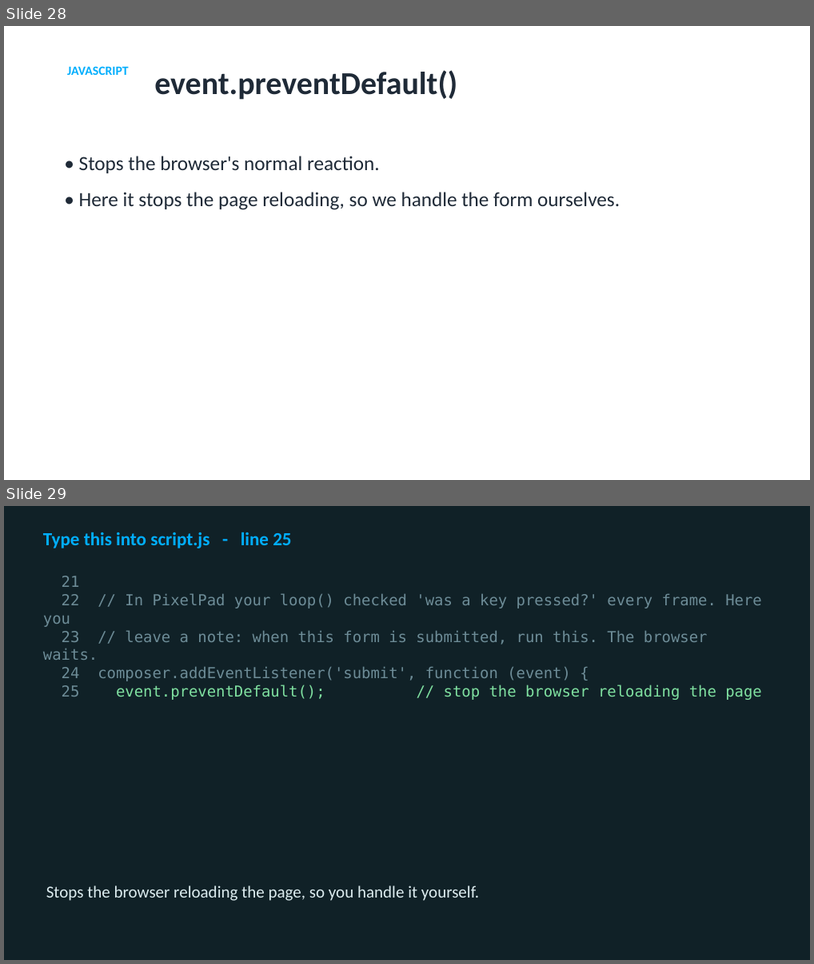
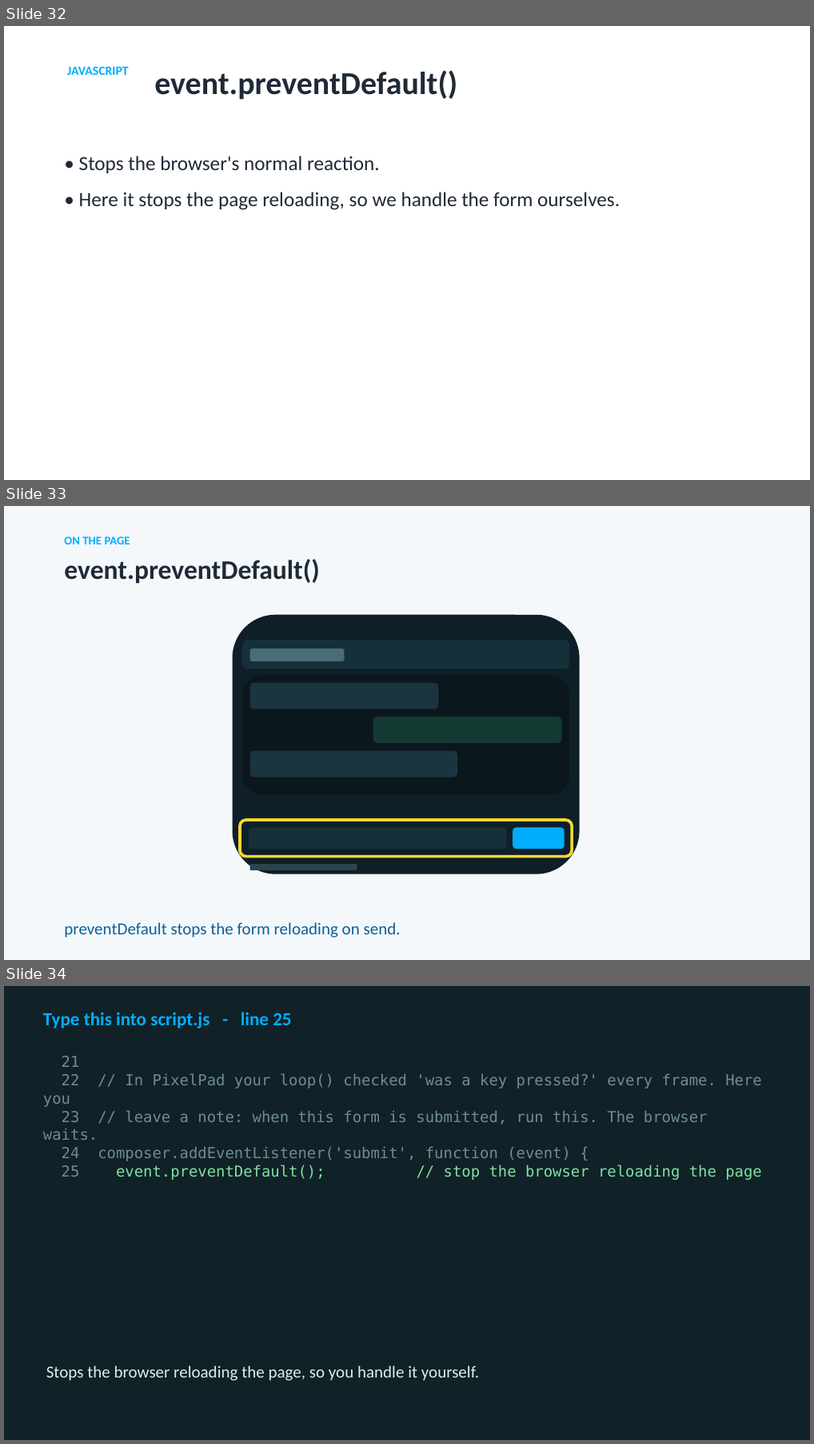
Before and after one commit to utgapps/utgapps.github.io, a slide deck: ai101/slides/week-02.pptx. Shown one above the other, each under a label of ours: slides 28 and 29 before the commit, slides 32, 33 and 34 after it. The pictures are 814x964 and 814x1444 pixels, drawn with LibreOffice and Linux fonts; fonts in the diff are those of the drawing. Boxes give left, top, right and bottom in pixels: in the first picture for what was removed or moved away, otherwise in the second. Text is boxed around its words. In the diff, an @@ line names an element or a change of style, - is before the commit and + after.

```diff
--- a/ai101/slides/week-02.pptx
+++ b/ai101/slides/week-02.pptx
@@ slide 33 added at bbox=[4, 506, 810, 960], background #F4F8FB @@
@@ text added at bbox=[64, 536, 130, 544], 14 pt, text #01AEFD, bold @@
+ON THE PAGE
@@ text added at bbox=[64, 559, 319, 584], 32 pt, text #1F2A37, bold @@
+event.preventDefault()
@@ rounded rectangle added at bbox=[233, 615, 580, 874], fill #0F1F27 @@
@@ rounded rectangle added at bbox=[242, 640, 570, 668], fill #16303A @@
@@ rounded rectangle added at bbox=[250, 648, 345, 661], fill #4A6B78 @@
@@ rounded rectangle added at bbox=[242, 675, 570, 795], fill #0B171D @@
@@ rounded rectangle added at bbox=[250, 683, 439, 709], fill #1B3540 @@
@@ rounded rectangle added at bbox=[374, 716, 562, 743], fill #123A32 @@
@@ rounded rectangle added at bbox=[250, 751, 458, 777], fill #1B3540 @@
@@ rounded rectangle added at bbox=[240, 820, 572, 856], outline #FFD633 3.5 pt @@
@@ rounded rectangle added at bbox=[249, 828, 506, 848], fill #16303A @@
@@ rounded rectangle added at bbox=[514, 828, 565, 848], fill #01AEFD @@
@@ rounded rectangle added at bbox=[250, 864, 358, 869], fill #2A4550 @@
@@ text added at bbox=[64, 922, 401, 937], 20 pt, text #0A6299 @@
+preventDefault stops the form reloading on send.
@@ what was slide 28 is now slide 32 @@
@@ what was slide 29 is now slide 34 @@
```
Also in this commit, not shown: 5 other slides added, 32 other files.
